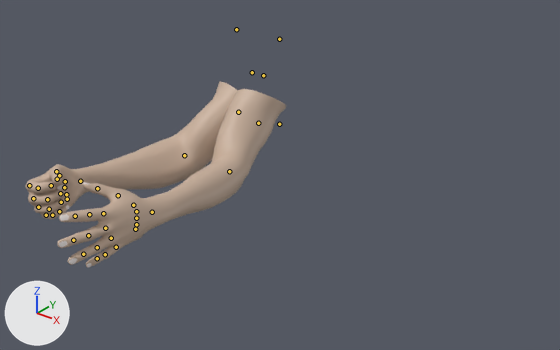
Before and after pictures for a commit that changed the FBX model Assets/Modified fragsurf/handss.fbx.
One viewpoint serves both versions: a camera (50 mm lens) standing at (8.78, -10.34, 5.48) and looking at (2.12, -2.02, 0.32). The lights are fixed; the arrows at lower left show +X, +Y and +Z. Both versions are drawn at frame 1 of the action 'Idle|Idle:BaseAnimation'; the numbers are the values there. The bones that bend it are drawn over the model as lines.

The first picture shows 'basicRig:Body'.
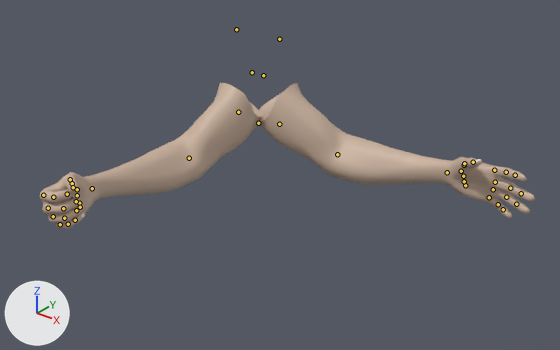
Location of each change, (x1, y1, x2, y2) in pixels of the pictures (560 x 350 px):
'basicRig:Body', posed (90% wider, 21% shorter): before (25, 82, 286, 267); after (39, 83, 535, 229)
bone 'upper_arm_L', root to tip: before (263, 75) to (263, 76); after (263, 75) to (264, 76)

What the commit changed:
Bone 'upper_arm_R' (bone_upper_arm_r) turns from (45, 3, 32) to (46, -2, 32) degrees about its own x, y and z.
Bone 'upper_arm_L' (bone_upper_arm_l) turns from (45, -3, -32) to (-47, -78, 56) degrees about its own x, y and z.
